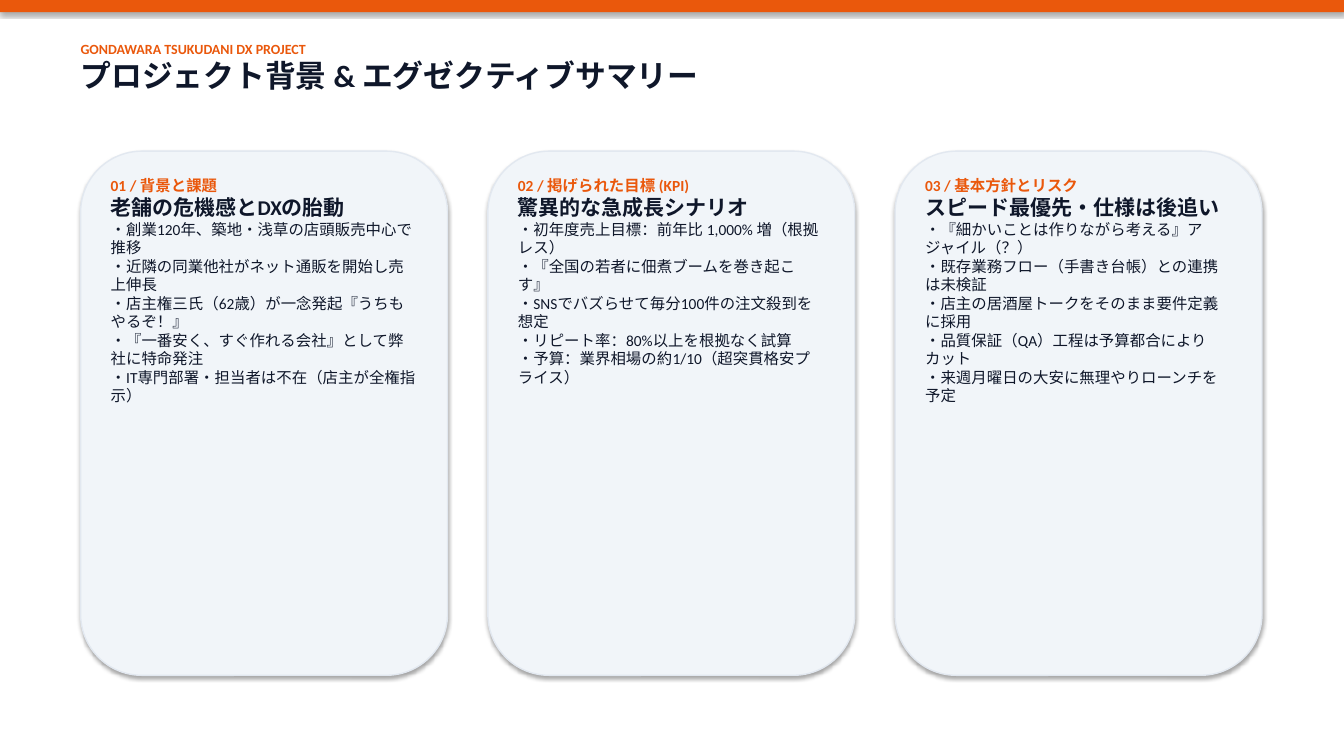
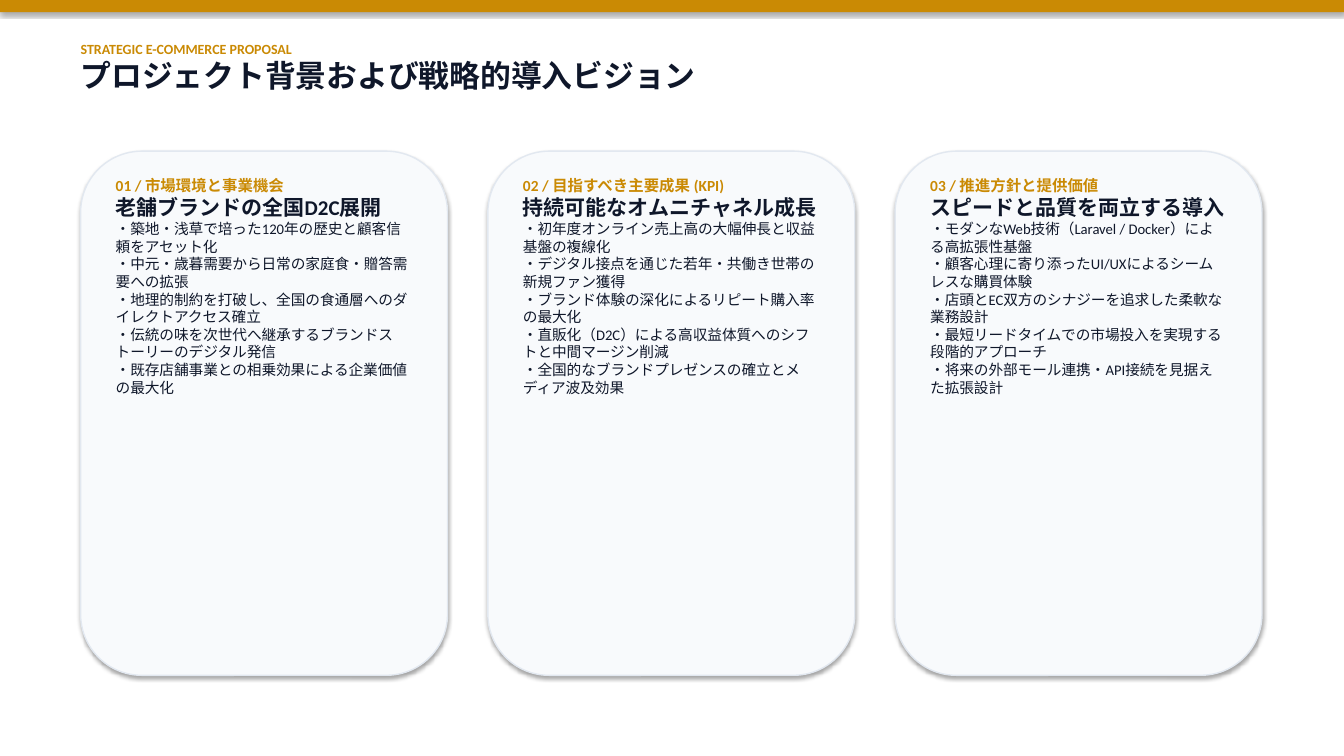
Before and after one commit to umberbyte/gondawaraStore, a slide deck: slide 2 of docs/planning/gondawara_dx_proposal.pptx. Drawn at 1344x756 pixels with LibreOffice and Linux fonts; fonts in the diff are those of the drawing. Boxes give left, top, right and bottom in pixels: in the first picture for what was removed or moved away, otherwise in the second. Text is boxed around its words. In the diff, an @@ line names an element or a change of style, - is before the commit and + after.

Commit message:
feat: 企画書を顧客提示用（建前）と社内メモ用（本音）の二系統に再編
- 顧客提示用 (gondawara_dx_proposal.pptx / presentation.html): 企画側の拡大解釈・OWASP/インボイス準拠のまともな設計・絶妙に破綻するアジャイルスケジュール
- 社内検討用 (gondawara_dx_internal_memo.pptx / internal_presentation.html): 店主の居酒屋生声と手抜き方針メモ
- 三層構造（建前・本音・現実）の教育的意義を EDUCATIONAL_DESIGN.md と README.md に追記

```diff
--- a/docs/planning/gondawara_dx_proposal.pptx
+++ b/docs/planning/gondawara_dx_proposal.pptx
@@ rectangle at (x1=0, y1=0, x2=1344, y2=12): fill #EA580C to #CA8A04 @@
@@ text at (x1=81, y1=44, x2=696, y2=90): text changed; text colour #EA580C to #CA8A04 @@
-GONDAWARA TSUKUDANI DX PROJECT
-プロジェクト背景 & エグゼクティブサマリー
+STRATEGIC E-COMMERCE PROPOSAL
+プロジェクト背景および戦略的導入ビジョン
@@ text at (x1=116, y1=178, x2=408, y2=394): text changed; size 11 to 10.5 pt @@
-01 / 背景と課題
-老舗の危機感とDXの胎動
-・創業120年、築地・浅草の店頭販売中心で推移
-・近隣の同業他社がネット通販を開始し売上伸長
-・店主権三氏（62歳）が一念発起『うちもやるぞ！』
-・『一番安く、すぐ作れる会社』として弊社に特命発注
-・IT専門部署・担当者は不在（店主が全権指示）
+01 / 市場環境と事業機会
+老舗ブランドの全国D2C展開
+・築地・浅草で培った120年の歴史と顧客信頼をアセット化
+・中元・歳暮需要から日常の家庭食・贈答需要への拡張
+・地理的制約を打破し、全国の食通層へのダイレクトアクセス確立
+・伝統の味を次世代へ継承するブランドストーリーのデジタル発信
+・既存店舗事業との相乗効果による企業価値の最大化
@@ text at (x1=523, y1=178, x2=815, y2=394): text changed; size 11 to 10.5 pt @@
-02 / 掲げられた目標 (KPI)
-驚異的な急成長シナリオ
-・初年度売上目標：前年比 1,000% 増（根拠レス）
-・『全国の若者に佃煮ブームを巻き起こす』
-・SNSでバズらせて毎分100件の注文殺到を想定
-・リピート率：80%以上を根拠なく試算
-・予算：業界相場の約1/10（超突貫格安プライス）
+02 / 目指すべき主要成果 (KPI)
+持続可能なオムニチャネル成長
+・初年度オンライン売上高の大幅伸長と収益基盤の複線化
+・デジタル接点を通じた若年・共働き世帯の新規ファン獲得
+・ブランド体験の深化によるリピート購入率の最大化
+・直販化（D2C）による高収益体質へのシフトと中間マージン削減
+・全国的なブランドプレゼンスの確立とメディア波及効果
@@ fill #F1F5F9 to #F8FAFC in 3 elements at (x1=81, y1=151, x2=448, y2=676), (x1=488, y1=151, x2=855, y2=676), (x1=895, y1=151, x2=1262, y2=676) @@
@@ text at (x1=930, y1=178, x2=1222, y2=376): text changed; size 11 to 10.5 pt @@
-03 / 基本方針とリスク
-スピード最優先・仕様は後追い
-・『細かいことは作りながら考える』アジャイル（？）
-・既存業務フロー（手書き台帳）との連携は未検証
-・店主の居酒屋トークをそのまま要件定義に採用
-・品質保証（QA）工程は予算都合によりカット
-・来週月曜日の大安に無理やりローンチを予定
+03 / 推進方針と提供価値
+スピードと品質を両立する導入
+・モダンなWeb技術（Laravel / Docker）による高拡張性基盤
+・顧客心理に寄り添ったUI/UXによるシームレスな購買体験
+・店頭とEC双方のシナジーを追求した柔軟な業務設計
+・最短リードタイムでの市場投入を実現する段階的アプローチ
+・将来の外部モール連携・API接続を見据えた拡張設計
```
Also in this commit, not shown: 4 other slides changed, 1 slide added, 1 slide removed, 7 other files.
